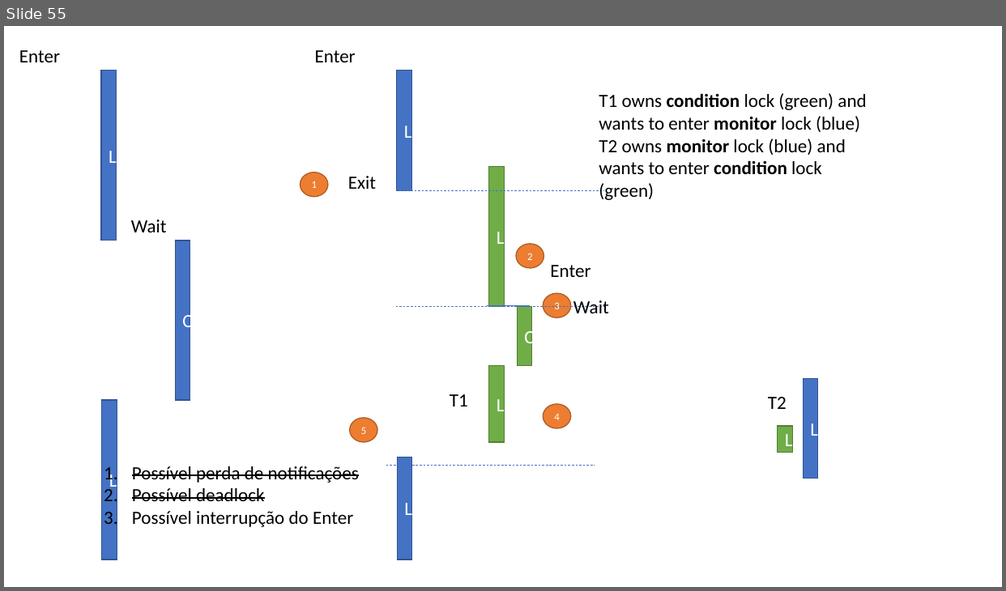
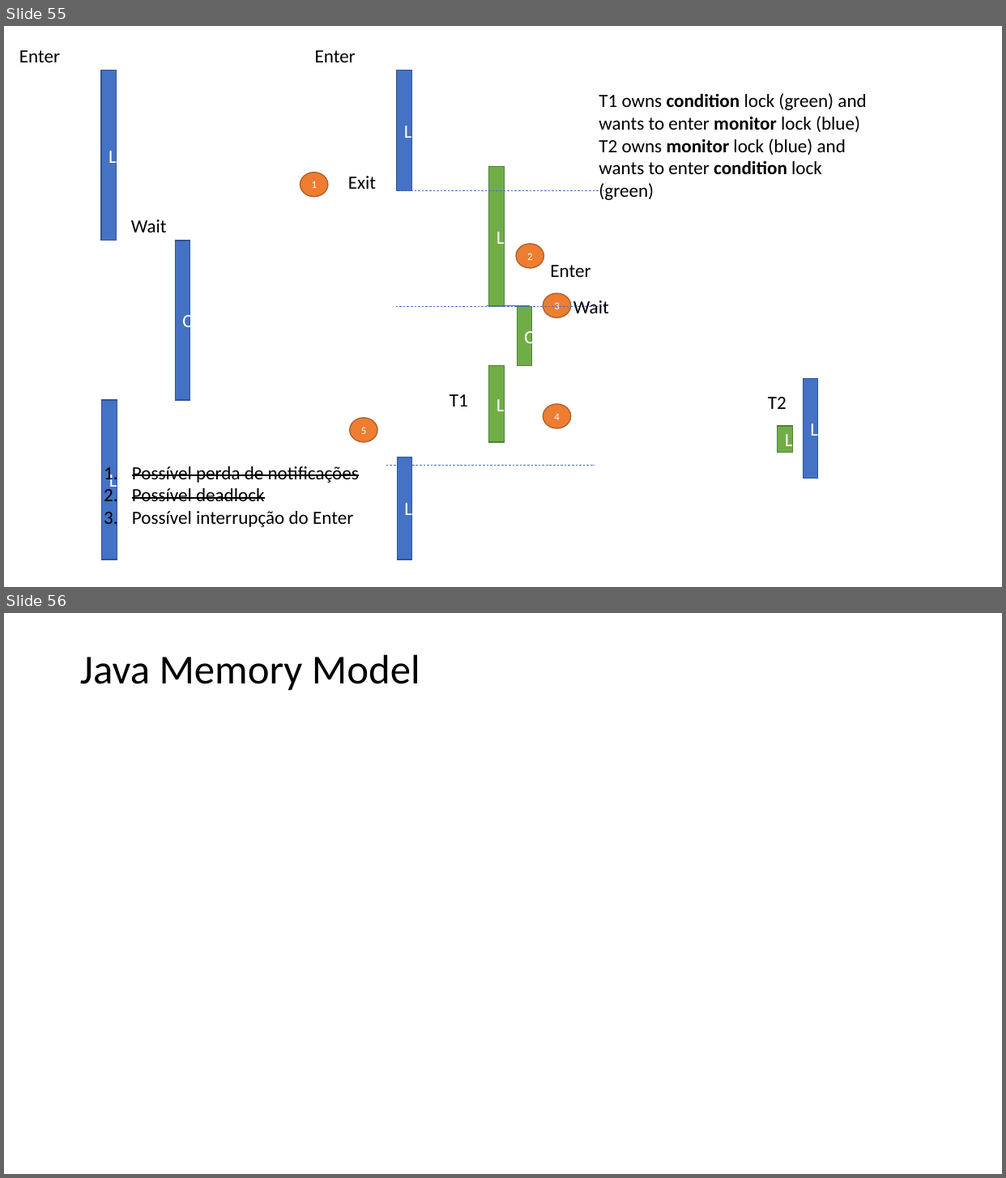
Before and after one commit to isel-leic-pc/s2021v-li51n, a slide deck: docs/threads.pptx. Shown one above the other, each under a label of ours: slide 55 before the commit, slides 55 and 56 after it. The pictures are 1006x591 and 1006x1178 pixels, drawn with LibreOffice and Linux fonts; fonts in the diff are those of the drawing. Boxes give left, top, right and bottom in pixels: in the first picture for what was removed or moved away, otherwise in the second. Text is boxed around its words. In the diff, an @@ line names an element or a change of style, - is before the commit and + after.

```diff
--- a/docs/threads.pptx
+++ b/docs/threads.pptx
@@ slide 56 added at [4, 613, 1002, 1174], background #FFFFFF @@
@@ title added at [80, 654, 420, 691], 39.6 pt, text #000000 @@
+Java Memory Model
```
Also in this commit, not shown: 14 other slides added, 5 other files.
